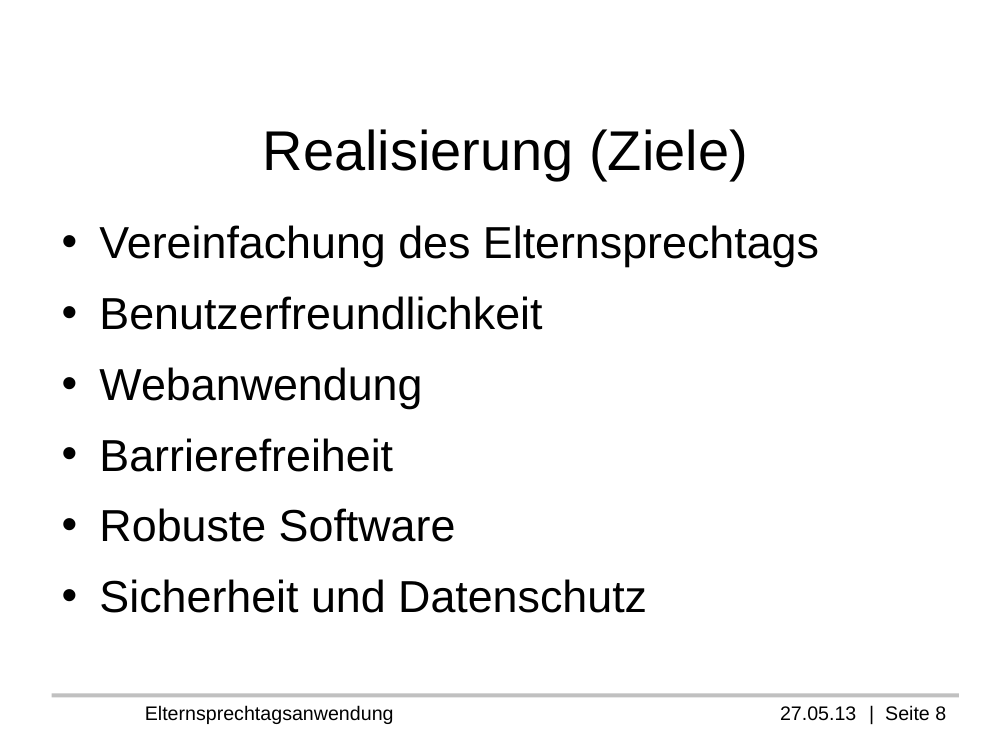
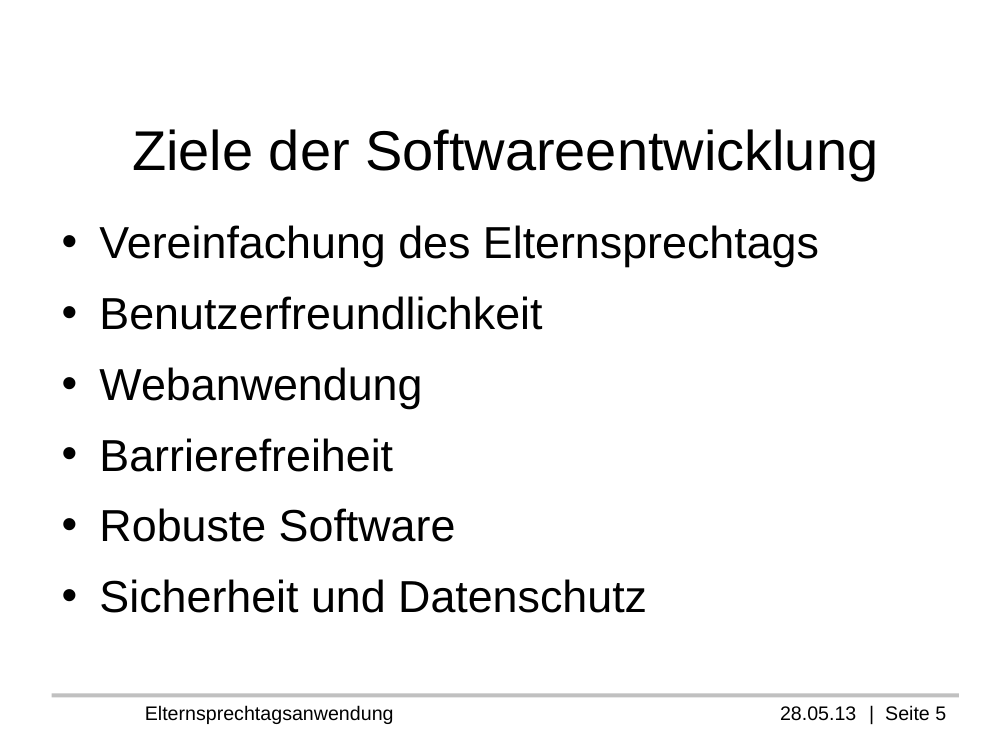
Before and after one commit to Professi/esta, a slide deck: slide 5 of docs/Praesentation/Elternsprechtagsanwendung(ESTA).odp (slide 8 before the commit). Drawn at 1008x756 pixels with LibreOffice and Linux fonts; fonts in the diff are those of the drawing; background and template pictures are left out. Boxes give left, top, right and bottom in pixels: in the first picture for what was removed or moved away, otherwise in the second. Text is boxed around its words. In the diff, an @@ line names an element or a change of style, - is before the commit and + after.

```diff
--- a/docs/Praesentation/Elternsprechtagsanwendung(ESTA).odp
+++ b/docs/Praesentation/Elternsprechtagsanwendung(ESTA).odp
@@ title at [132, 129, 878, 180]: text changed @@
-Realisierung (Ziele)
+Ziele der Softwareentwicklung
@@ text at [145, 705, 946, 724]: text changed @@
-Elternsprechtagsanwendung 27.05.13 | Seite 8
+Elternsprechtagsanwendung 28.05.13 | Seite 5
```
Also in this commit, not shown: 4 other slides changed, 2 slides removed, 8 other files.
